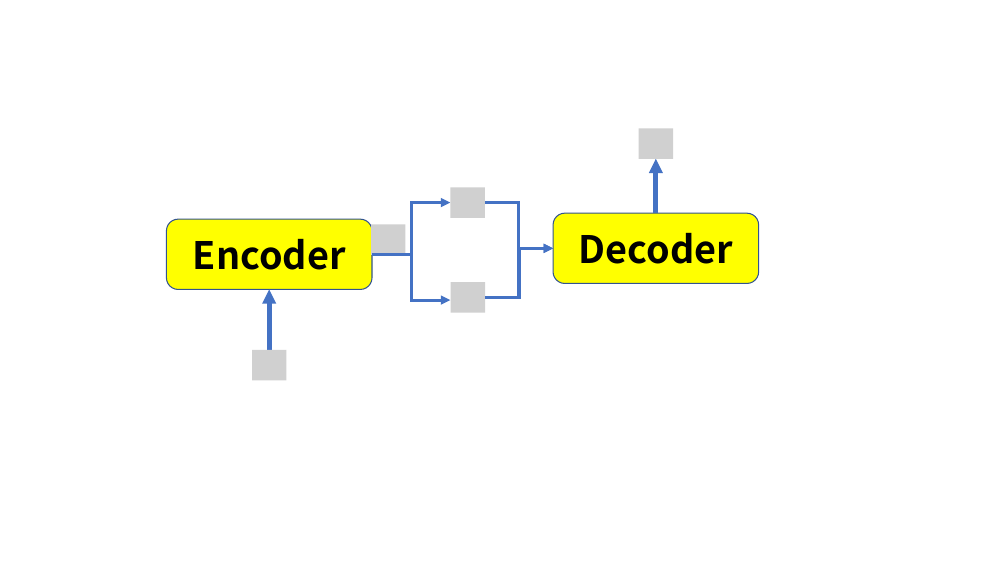
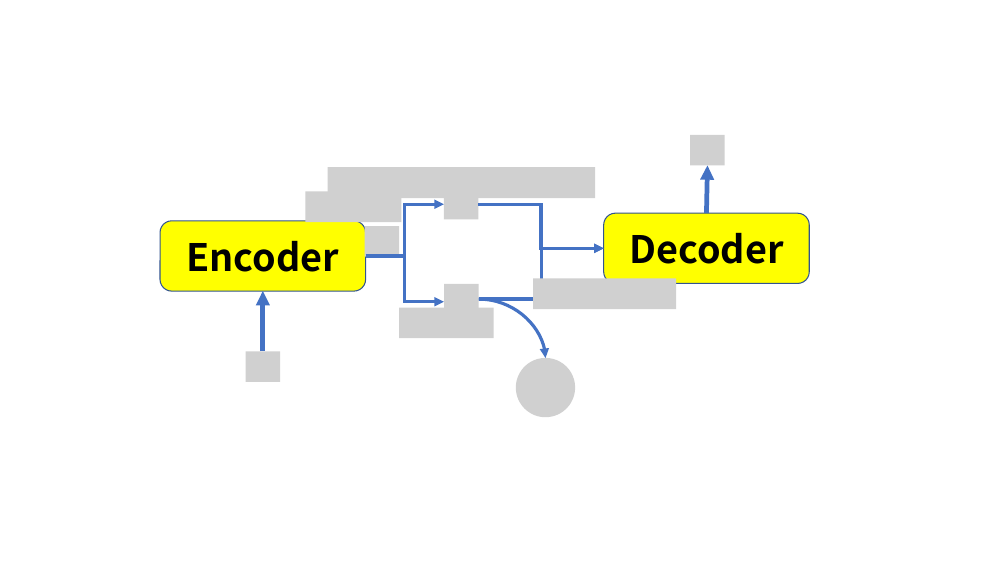
Before and after one commit to fxnnxc/text_summarization, a slide deck: slide 1 of models.pptx. Drawn at 1008x567 pixels with LibreOffice and Linux fonts; fonts in the diff are those of the drawing; grey boxes stand for pictures. Boxes give left, top, right and bottom in pixels: in the first picture for what was removed or moved away, otherwise in the second. Text is boxed around its words. In the diff, an @@ line names an element or a change of style, - is before the commit and + after.

```diff
--- a/models.pptx
+++ b/models.pptx
@@ picture removed at [639, 129, 674, 159] @@
@@ picture added at [690, 135, 725, 166] @@
@@ picture added at [327, 167, 595, 198] @@
@@ arrow moved from (656, 213) - (656, 159) to (707, 213) - (708, 166) @@
@@ picture added at [306, 191, 402, 222] @@
@@ 4 pictures, 2 elbow arrows, 1 rounded rectangle, 1 arrow: place and size @@
-4 pictures, 2 elbow arrows, 1 rounded rectangle, 1 arrow at [166, 188, 485, 380]
+4 pictures, 2 elbow arrows, 1 rounded rectangle, 1 arrow at [160, 189, 479, 382]
@@ elbow arrow moved from (485, 203) - (554, 249) to (479, 204) - (604, 249) @@
@@ rounded rectangle "Decoder": place and size @@
-rounded rectangle "Decoder" at [554, 213, 759, 284]
+rounded rectangle "Decoder" at [604, 213, 810, 284]
@@ elbow arrow moved from (485, 297) - (554, 249) to (479, 299) - (604, 249) @@
@@ curved arrow added from (479, 299) to (546, 358), #4472C4 3 pt @@
@@ picture added at [533, 278, 676, 309] @@
@@ picture added at [399, 308, 494, 338] @@
@@ picture added at [516, 358, 575, 417] @@
```
Also in this commit, not shown: 2 slides added, 6 other files.
